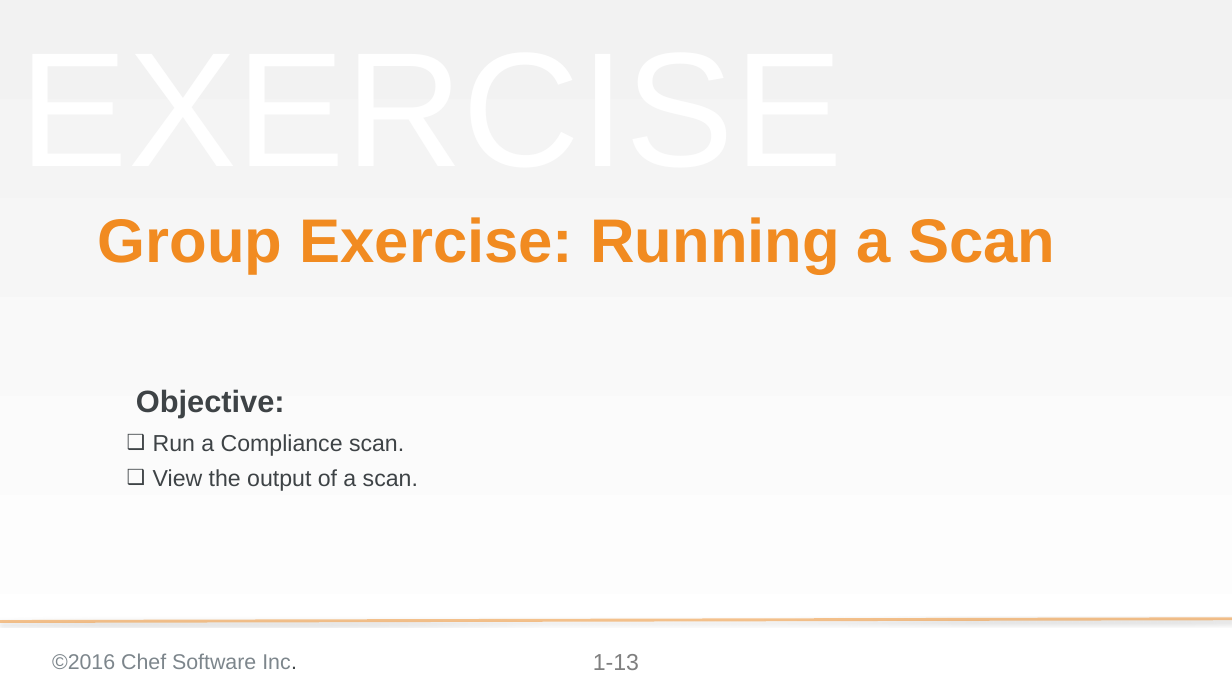
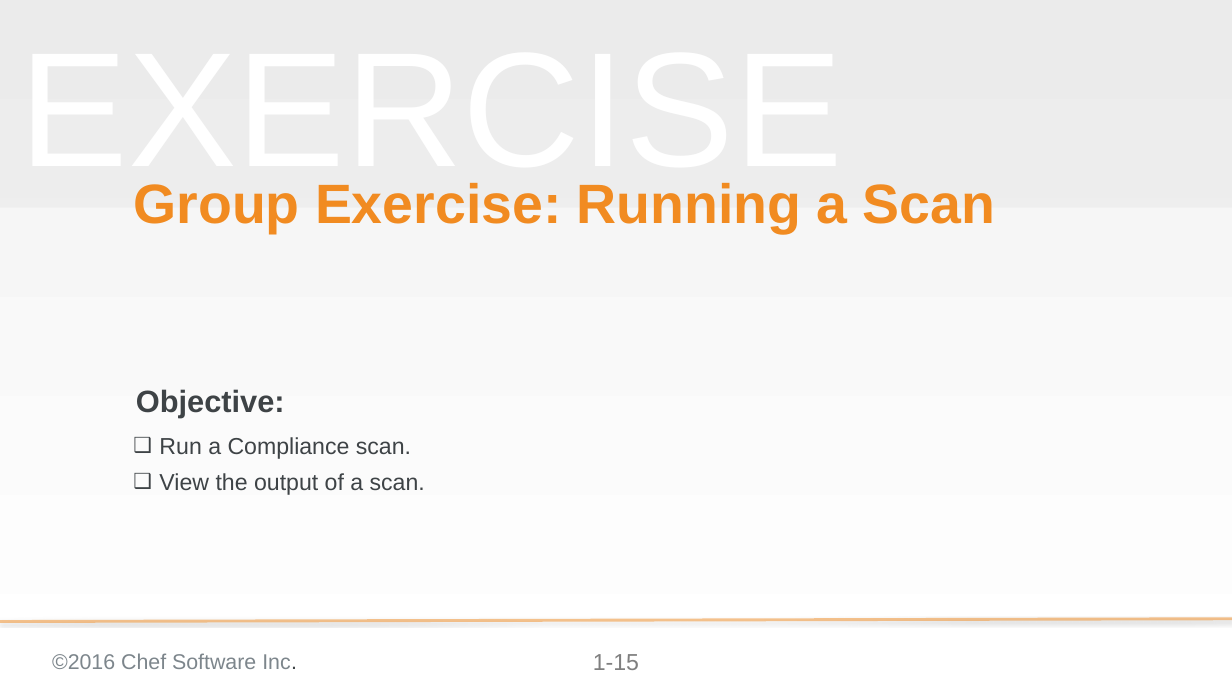
Before and after one commit to bchamby/chef-compliance-installation-configuration-operation, a slide deck: slide 15 of 03-initial-configuration-scans.pptx (slide 13 before the commit). Drawn at 1232x693 pixels with LibreOffice and Linux fonts; fonts in the diff are those of the drawing; background and template pictures are left out. Boxes give left, top, right and bottom in pixels: in the first picture for what was removed or moved away, otherwise in the second. Text is boxed around its words. In the diff, an @@ line names an element or a change of style, - is before the commit and + after.

```diff
--- a/03-initial-configuration-scans.pptx
+++ b/03-initial-configuration-scans.pptx
@@ rectangle added at [0,0,1232,208], fill #D9D9D9 at 25% opacity @@
@@ title "Group Exercise: Running a Scan": place and size @@
-title "Group Exercise: Running a Scan" at [98,217,1055,274]
+title "Group Exercise: Running a Scan" at [134,183,995,234]
@@ title "Group Exercise: Running a Scan" at [134,183,995,234]: size 64 to 57.6 pt @@
@@ text "Run a Compliance scan.": place and size @@
-text "Run a Compliance scan." at [153,434,418,491]
+text "Run a Compliance scan." at [159,437,425,495]
@@ page number at [593,654,639,670]: text changed @@
-1-13
+1-15
```
Also in this commit, not shown: 3 other slides changed, 7 slides added, 1 slide removed.
